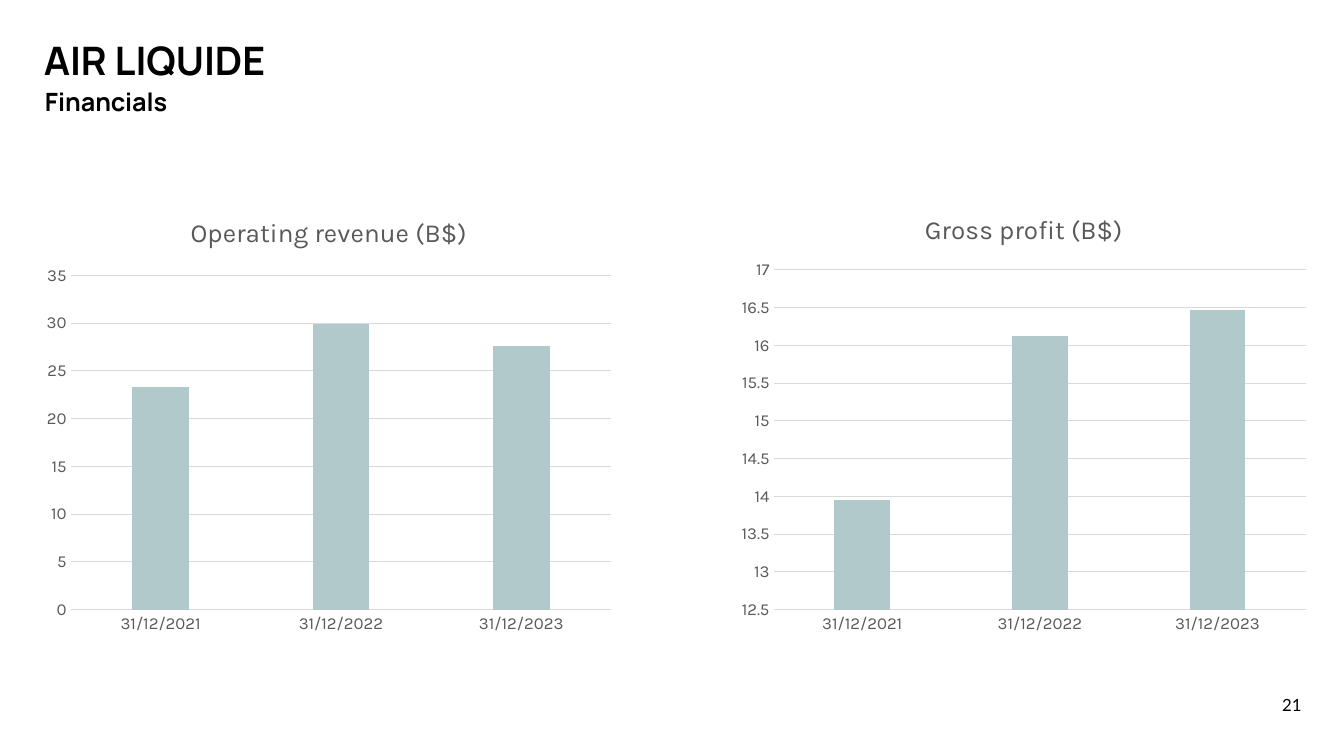
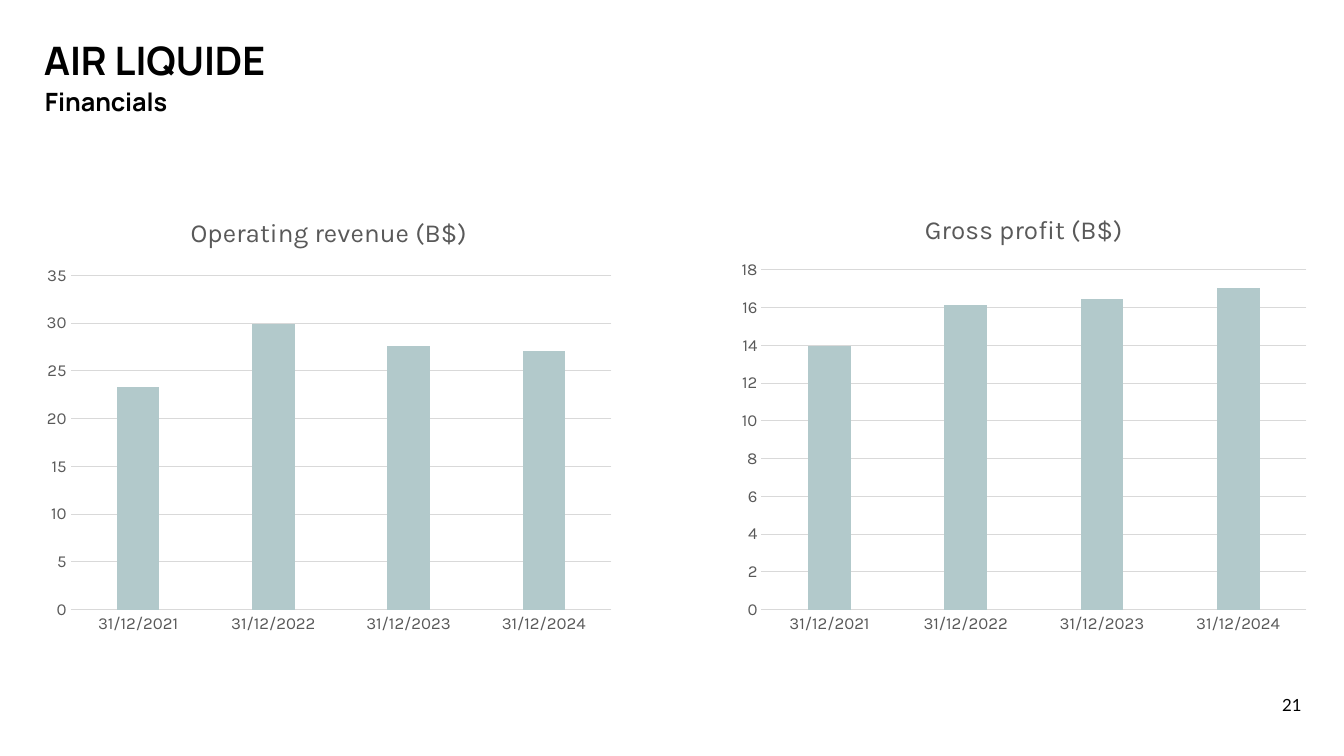
Before and after one commit to mx791/PyConsulting, a slide deck: slide 21 of out/out.pptx. Drawn at 1344x756 pixels with LibreOffice and Linux fonts; fonts in the diff are those of the drawing; background and template pictures are left out. Boxes give left, top, right and bottom in pixels: in the first picture for what was removed or moved away, otherwise in the second. Text is boxed around its words. In the diff, an @@ line names an element or a change of style, - is before the commit and + after.

```diff
--- a/out/out.pptx
+++ b/out/out.pptx
@@ column chart at (x1=35, y1=197, x2=624, y2=643) @@
-categories: 31/12/2021, 31/12/2022, 31/12/2023
+categories: 31/12/2021, 31/12/2022, 31/12/2023, 31/12/2024
-Series 1: 23.3, 29.9, 27.6
+Series 1: 23.3, 29.9, 27.6, 27.1
@@ column chart at (x1=730, y1=197, x2=1319, y2=643) @@
-categories: 31/12/2021, 31/12/2022, 31/12/2023
+categories: 31/12/2021, 31/12/2022, 31/12/2023, 31/12/2024
-Series 1: 13.9, 16.1, 16.5
+Series 1: 13.9, 16.1, 16.5, 17
```
Also in this commit, not shown: 18 other slides changed, 15 slides added, 5 other files.
